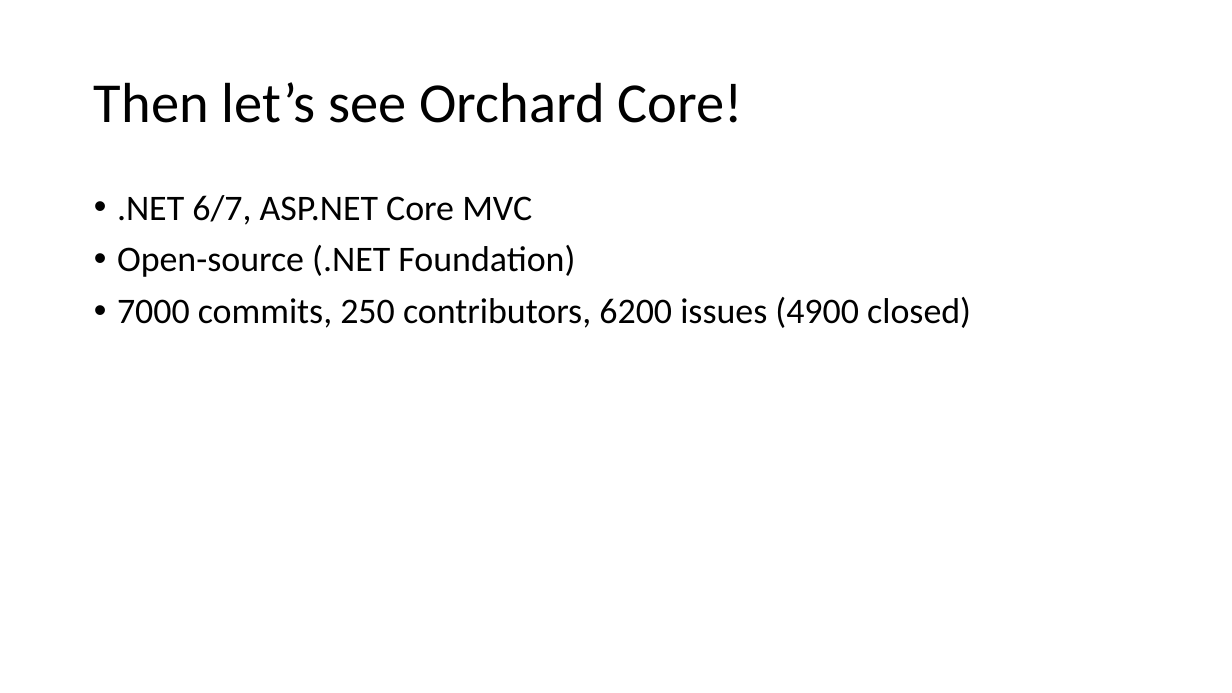
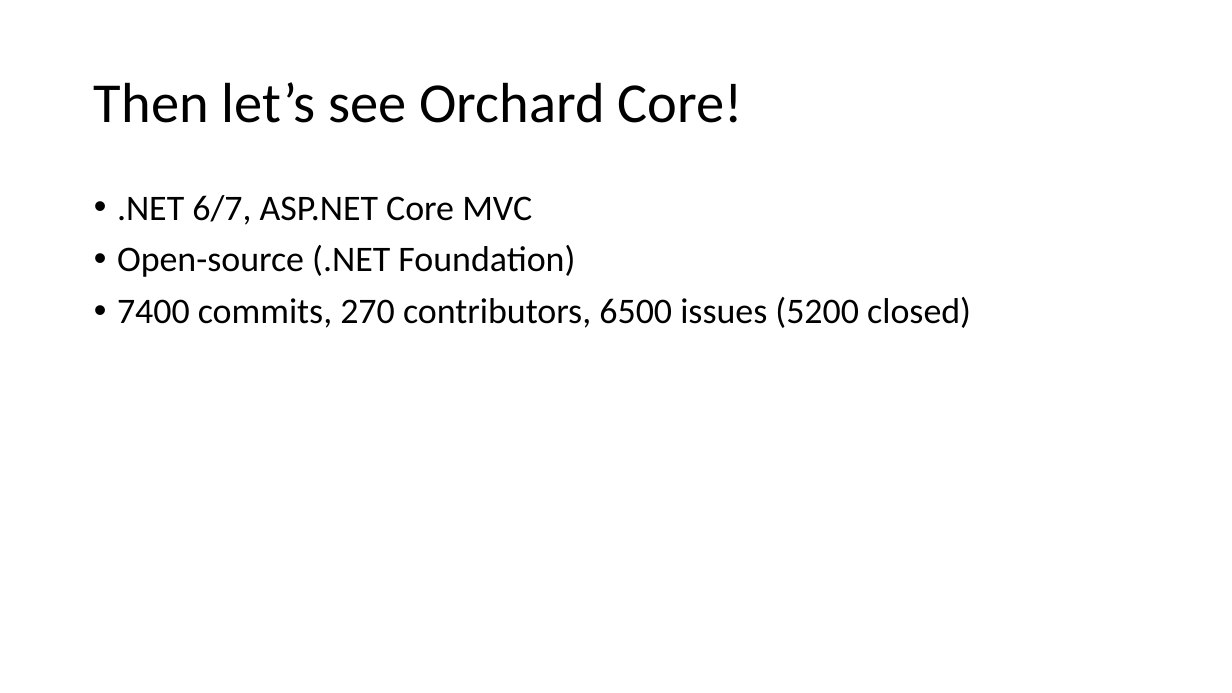
Before and after one commit to Lombiq/Orchard-Ambassadors-Toolbox, a slide deck: slide 4 of IntroductoryTalkTemplate/Showcasing Orchard Core CMS.pptx. Drawn at 1232x693 pixels with LibreOffice and Linux fonts; fonts in the diff are those of the drawing. Boxes give left, top, right and bottom in pixels: in the first picture for what was removed or moved away, otherwise in the second. Text is boxed around its words. In the diff, an @@ line names an element or a change of style, - is before the commit and + after.

Commit message:
Updating numbers in the PPT

```diff
--- a/IntroductoryTalkTemplate/Showcasing Orchard Core CMS.pptx
+++ b/IntroductoryTalkTemplate/Showcasing Orchard Core CMS.pptx
@@ text at bbox=[117, 297, 971, 328]: text changed @@
-• 7000 commits, 250 contributors, 6200 issues (4900 closed)
+• 7400 commits, 270 contributors, 6500 issues (5200 closed)
```
